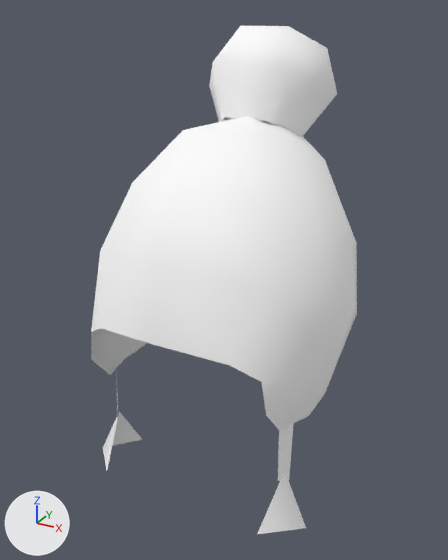
One commit to the glTF model public/3d/item/model__item__manequin_hd.ofs_55/code_head67.gltf: the scene before it, then after it.
Before and after are seen from a camera (50 mm lens) standing at (0.665, -1.176, 2.511) and looking at (-0.012, 0.055, 1.895). Arrows for +X, +Y and +Z are at lower left; the lights stay in place. The picture after the commit comes second.

The first picture shows 'code_head67.001'.
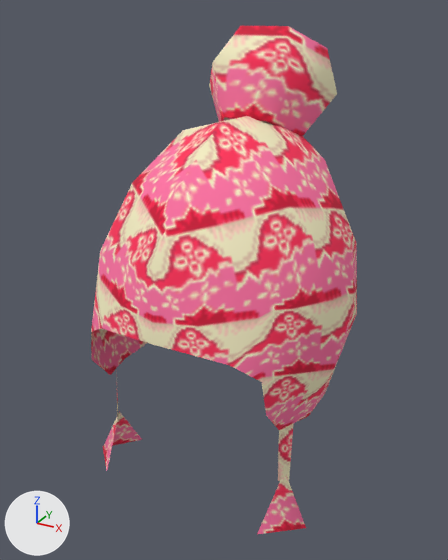
Location of each change, [x1, y1, x2, y2] in pixels of the pictures (448 x 560 px):
'code_head67.001', surface changed (white to pink)
    both: [91, 25, 357, 534]

What the commit changed:
Picture 'zc08_hat' (img_zc08_hat) is new.
In material 'zc08_hat67' (mat_zc08_hat67), base_color is no longer (1.0, 1.0, 1.0), white #ffffff.
In material 'zc08_hat67' (mat_zc08_hat67), texture is now set to img_zc08_hat.
